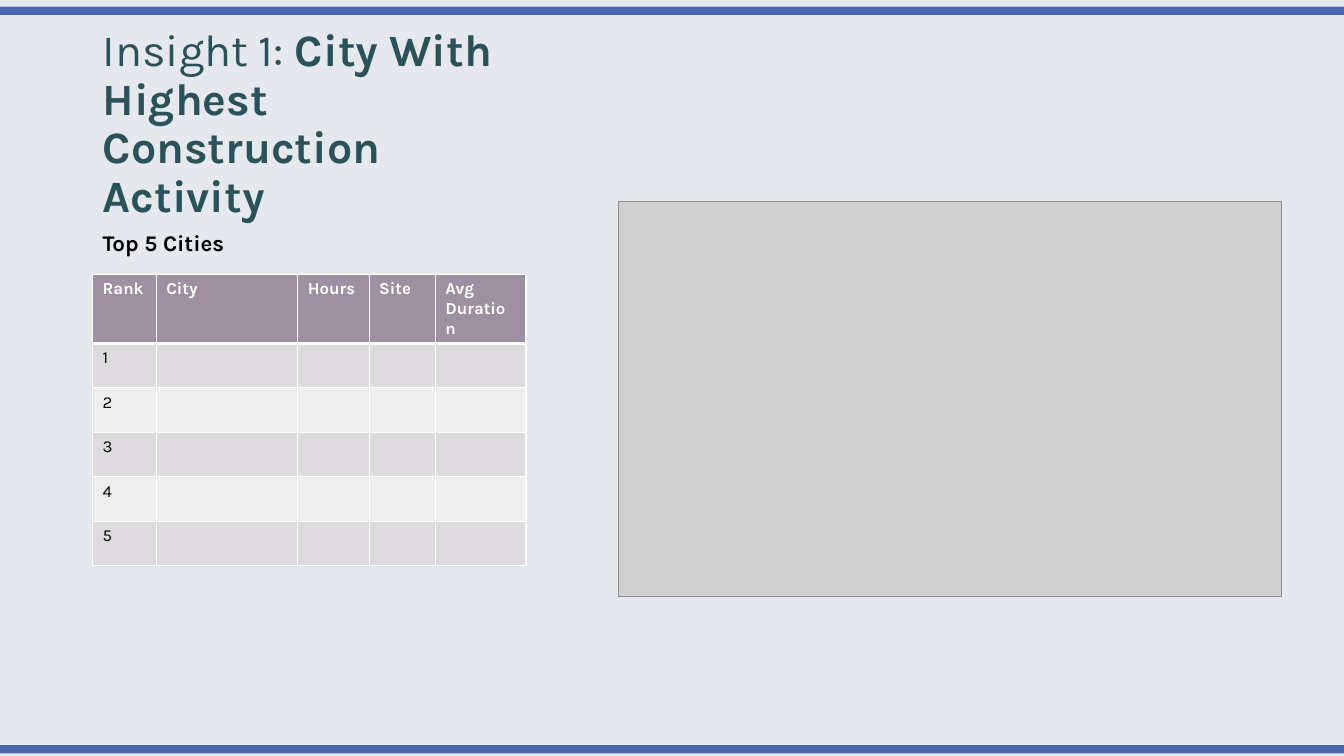
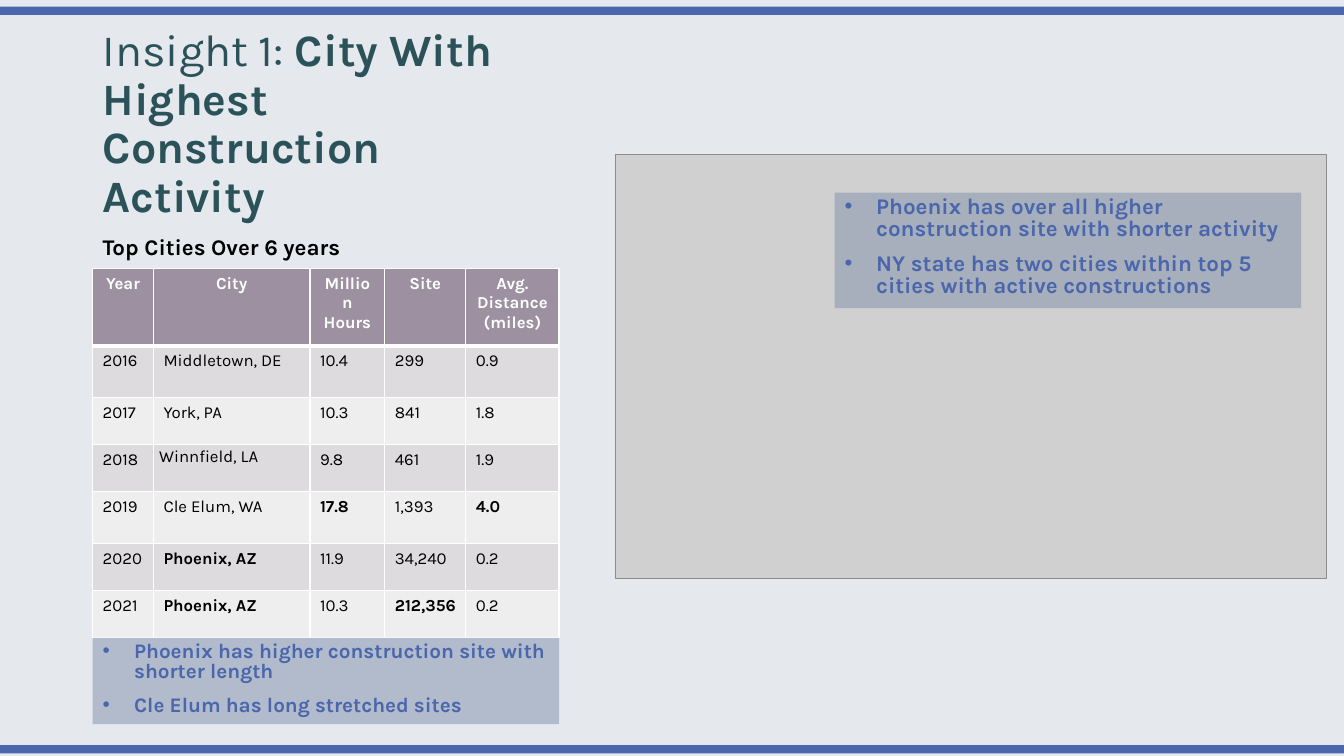
Before and after one commit to smomtaz/us_road_construction, a slide deck: slide 4 of Presentation/presentation.pptx. Drawn at 1344x756 pixels with LibreOffice and Linux fonts; fonts in the diff are those of the drawing; grey boxes stand for pictures. Boxes give left, top, right and bottom in pixels: in the first picture for what was removed or moved away, otherwise in the second. Text is boxed around its words. In the diff, an @@ line names an element or a change of style, - is before the commit and + after.

```diff
--- a/Presentation/presentation.pptx
+++ b/Presentation/presentation.pptx
@@ picture: place and size @@
-picture at bbox=[618, 202, 1281, 597]
+picture at bbox=[616, 154, 1327, 579]
@@ rectangle added at bbox=[835, 193, 1302, 309], fill #7F8FA9 at 50% opacity, 16 pt, text #4A66AC, bold @@
+• Phoenix has over all higher construction site with shorter activity
+• NY state has two cities within top 5 cities with active constructions
@@ text at bbox=[103, 239, 340, 261]: text changed @@
-Top 5 Cities
+Top Cities Over 6 years
@@ table added at bbox=[93, 269, 559, 638], 7 rows, 5 columns @@
+Year | City | Million Hours | Site | Avg. Distance (miles)
+2016 | Middletown, DE | 10.4 | 299 | 0.9
+2017 | York, PA | 10.3 | 841 | 1.8
+2018 | Winnfield, LA | 9.8 | 461 | 1.9
+2019 | Cle Elum, WA | 17.8 | 1,393 | 4.0
+2020 | Phoenix, AZ | 11.9 | 34,240 | 0.2
+2021 | Phoenix, AZ | 10.3 | 212,356 | 0.2
@@ table removed at bbox=[93, 274, 526, 546], 6 rows, 5 columns @@
-Rank | City | Hours | Site | Avg Duration
-1 |  |  |  | 
-2 |  |  |  | 
-3 |  |  |  | 
-4 |  |  |  | 
-5 |  |  |  | 
@@ rectangle added at bbox=[93, 638, 560, 725], fill #7F8FA9 at 50% opacity, 14.8 pt, text #4A66AC, bold @@
+• Phoenix has higher construction site with shorter length
+• Cle Elum has long stretched sites
```
Also in this commit, not shown: 1 other slide changed, 1 slide added, 2 other files.
